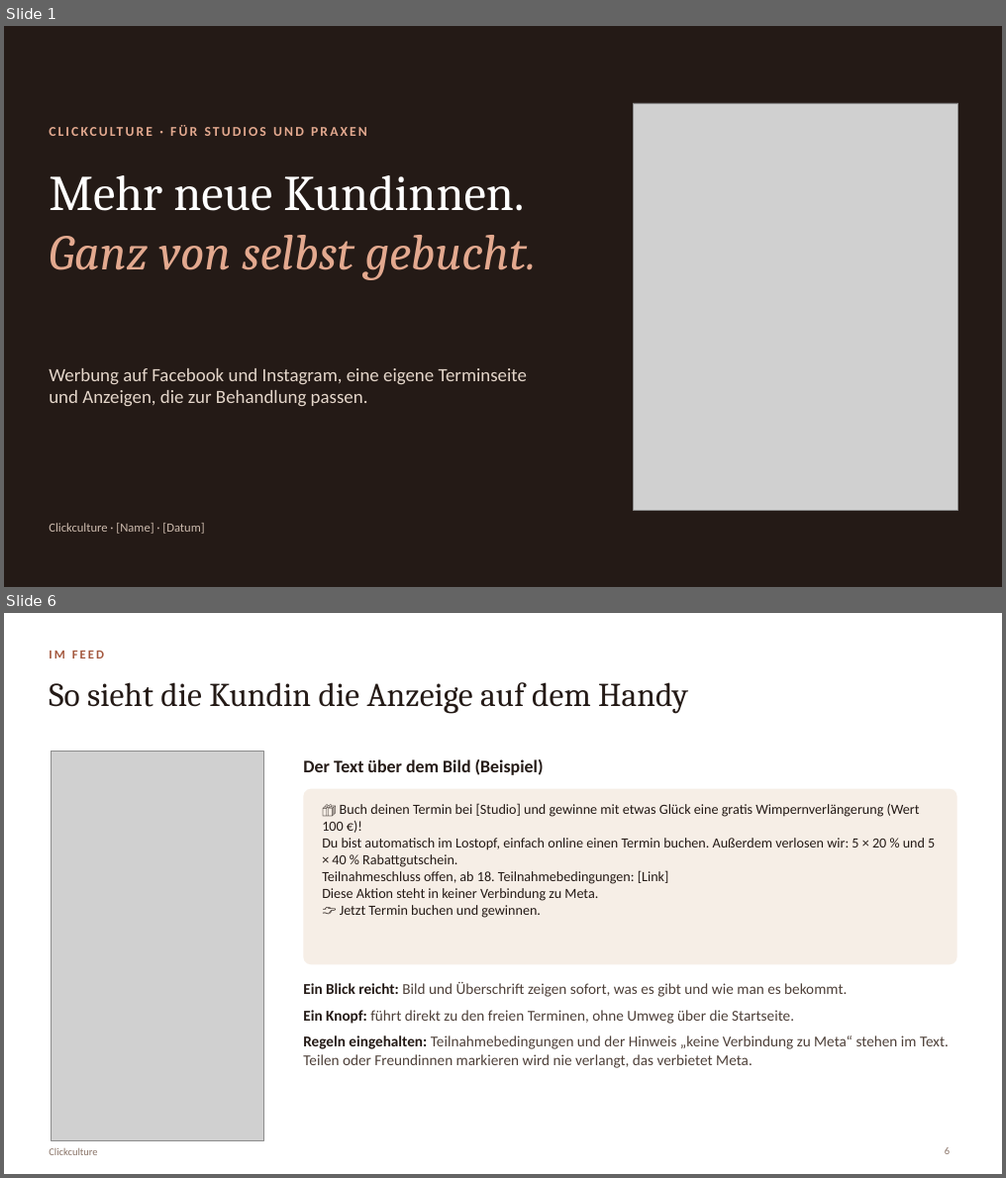
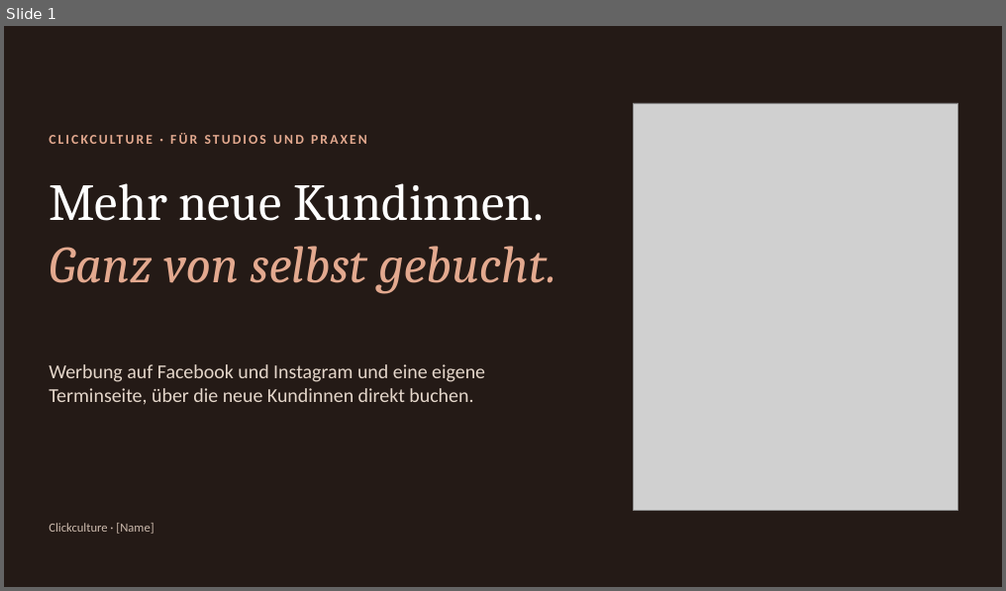
Before and after one commit to raphaelgeil652-lab/business, a slide deck: nischen/beauty/praesentation/Clickculture Beauty – Vorstellung.pptx. Shown one above the other, each under a label of ours: slides 1 and 6 before the commit, slide 1 after it; the slides between them are not shown. The pictures are 1006x1178 and 1006x591 pixels, drawn with LibreOffice and Linux fonts; fonts in the diff are those of the drawing; grey boxes stand for pictures. Boxes give left, top, right and bottom in pixels: in the first picture for what was removed or moved away, otherwise in the second. Text is boxed around its words. In the diff, an @@ line names an element or a change of style, - is before the commit and + after.

```diff
--- a/nischen/beauty/praesentation/Clickculture Beauty – Vorstellung.pptx
+++ b/nischen/beauty/praesentation/Clickculture Beauty – Vorstellung.pptx
@@ slide 6 removed at [4, 613, 1002, 1174], background #FFFFFF @@
@@ text removed at [49, 651, 104, 659] @@
-IM FEED
@@ title removed at [49, 682, 688, 714] @@
-So sieht die Kundin die Anzeige auf dem Handy
@@ picture removed at [52, 752, 264, 1141] @@
@@ text removed at [303, 760, 544, 775] @@
-Der Text über dem Bild (Beispiel)
@@ rounded rectangle removed at [303, 789, 957, 964] @@
@@ text removed at [322, 803, 935, 918] @@
-🎁 Buch deinen Termin bei [Studio] und gewinne mit etwas Glück eine gratis Wimpernverlängerung (Wert 100 €)!
-Du bist automatisch im Lostopf, einfach online einen Termin buchen. Außerdem verlosen wir: 5 × 20 % und 5 × 40 % Rabattgutschein.
-Teilnahmeschluss offen, ab 18. Teilnahmebedingungen: [Link]
-Diese Aktion steht in keiner Verbindung zu Meta.
-👉 Jetzt Termin buchen und gewinnen.
@@ text removed at [303, 982, 948, 1068] @@
-• Ein Blick reicht: Bild und Überschrift zeigen sofort, was es gibt und wie man es bekommt.
-• Ein Knopf: führt direkt zu den freien Terminen, ohne Umweg über die Startseite.
-• Regeln eingehalten: Teilnahmebedingungen und der Hinweis „keine Verbindung zu Meta“ stehen im Text. Teilen oder Freundinnen markieren wird nie verlangt, das verbietet Meta.
@@ text removed at [49, 1149, 97, 1156] @@
-Clickculture
@@ page number removed at [944, 1148, 949, 1155] @@
-6
@@ slide 1 changed as well @@
@@ text "CLICKCULTURE · FÜR STUDIOS UND ...": place and size @@
-text "CLICKCULTURE · FÜR STUDIOS UND ..." at [49, 123, 573, 150]
+text "CLICKCULTURE · FÜR STUDIOS UND ..." at [49, 131, 573, 157]
@@ text "Mehr neue Kundinnen. Ganz von ...": place and size @@
-text "Mehr neue Kundinnen. Ganz von ..." at [49, 175, 537, 280]
+text "Mehr neue Kundinnen. Ganz von ..." at [49, 183, 556, 293]
@@ text "Mehr neue Kundinnen. Ganz von ..." at [49, 183, 556, 293]: size 48 to 50 pt @@
@@ text at [49, 365, 485, 405]: text changed; size 18 to 19 pt @@
-Werbung auf Facebook und Instagram, eine eigene Terminseite und Anzeigen, die zur Behandlung passen.
+Werbung auf Facebook und Instagram und eine eigene Terminseite, über die neue Kundinnen direkt buchen.
@@ text at [49, 523, 153, 534]: text changed @@
-Clickculture · [Name] · [Datum]
+Clickculture · [Name]
```
Also in this commit, not shown: 2 other slides changed, 9 slides added, 12 other slides removed.
